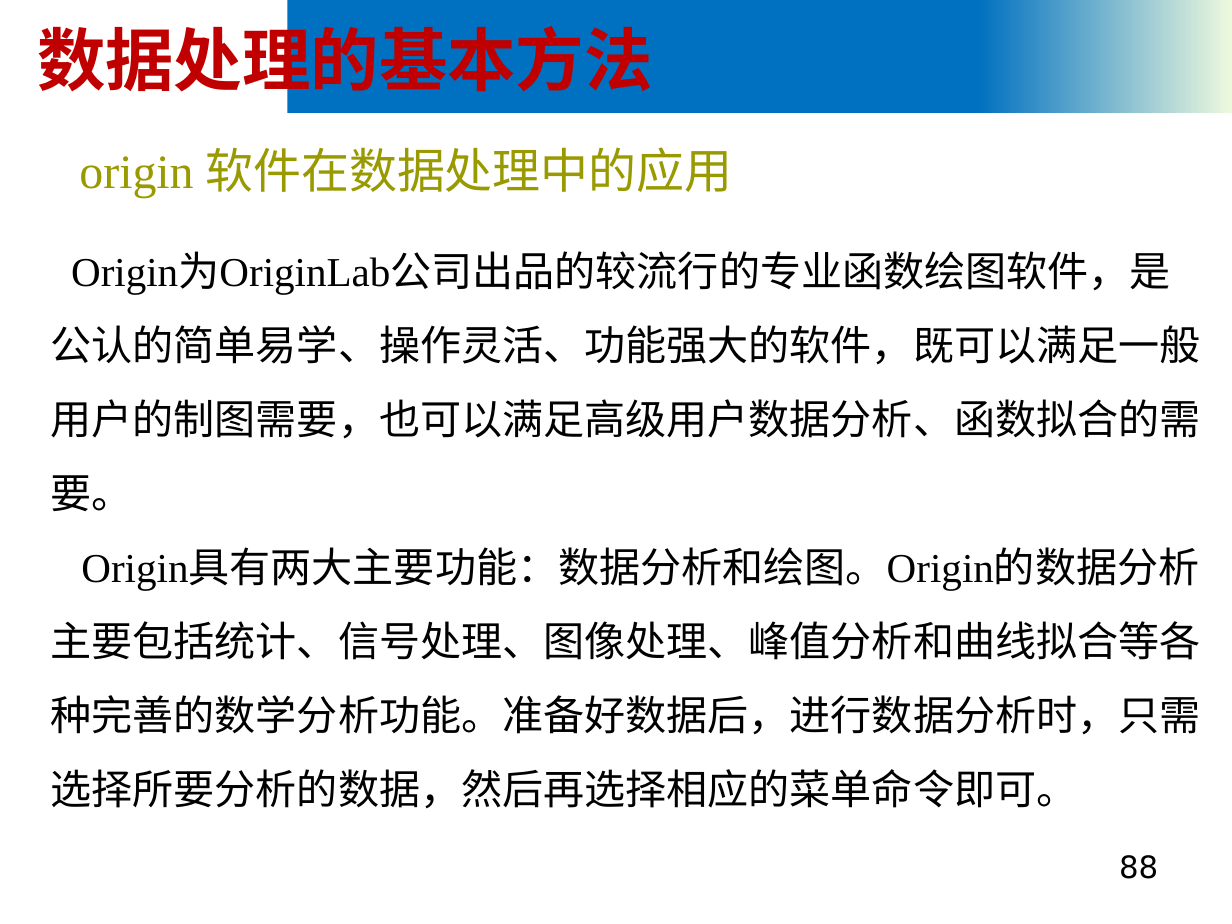
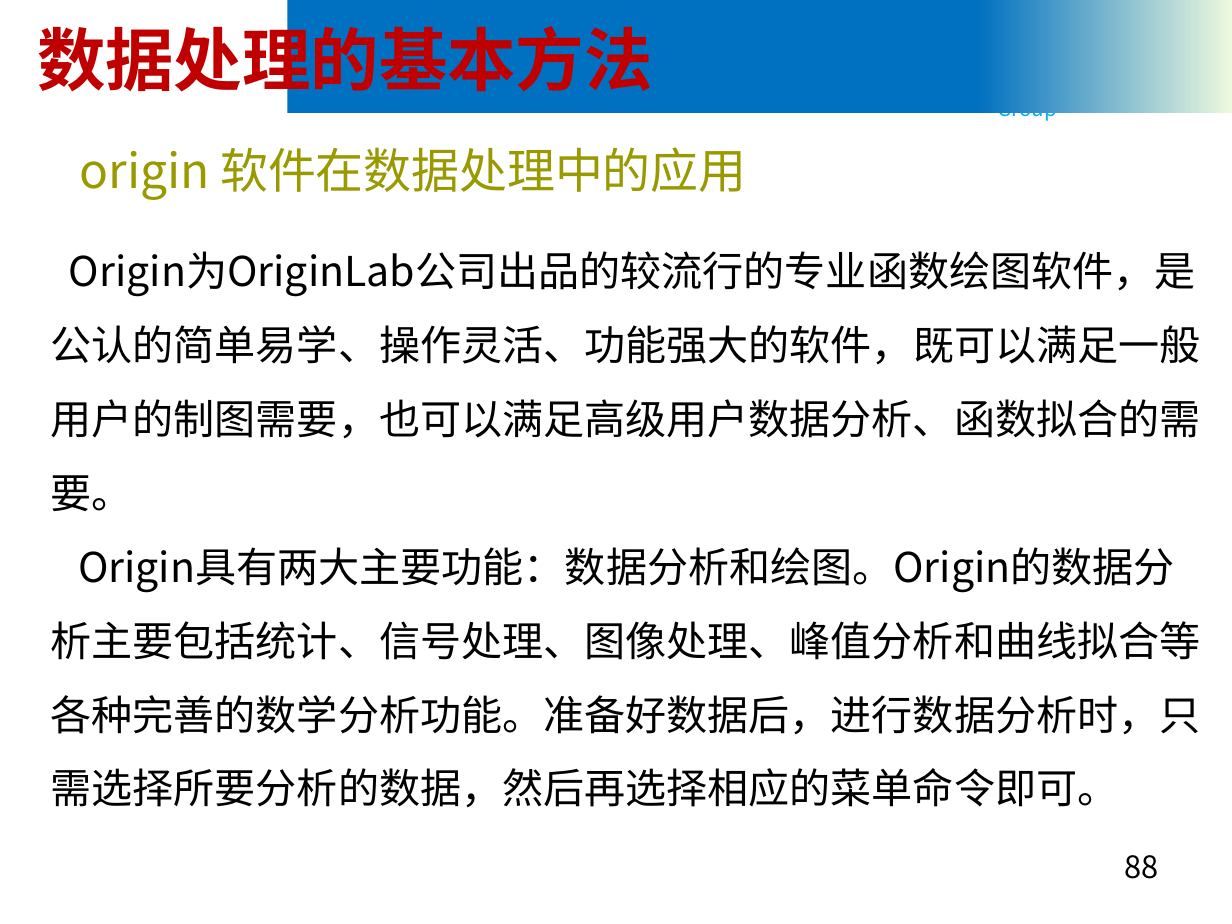
Before and after one commit to yzbaaa/ZZU-CS-Courses-Resources, a slide deck: slide 88 of 01 数理基础 & 英语/大学物理实验 A(Ⅰ)/PPT/大学物理实验绪论.pptx. Drawn at 1232x924 pixels with LibreOffice and Linux fonts; fonts in the diff are those of the drawing; background and template pictures are left out. Boxes give left, top, right and bottom in pixels: in the first picture for what was removed or moved away, otherwise in the second. Text is boxed around its words. In the diff, an @@ line names an element or a change of style, - is before the commit and + after.

```diff
--- a/01 数理基础 & 英语/大学物理实验 A(Ⅰ)/PPT/大学物理实验绪论.pptx
+++ b/01 数理基础 & 英语/大学物理实验 A(Ⅰ)/PPT/大学物理实验绪论.pptx
@@ font Times New Roman to Noto Sans CJK SC in 3 elements at (x1=79, y1=147, x2=746, y2=200), (x1=51, y1=251, x2=1201, y2=808), (x1=998, y1=47, x2=1156, y2=122) @@
@@ page number at (x1=1124, y1=855, x2=1158, y2=879): font DejaVu Sans to Noto Sans CJK SC @@
```
Also in this commit, not shown: 88 other slides changed, 5 other files.
